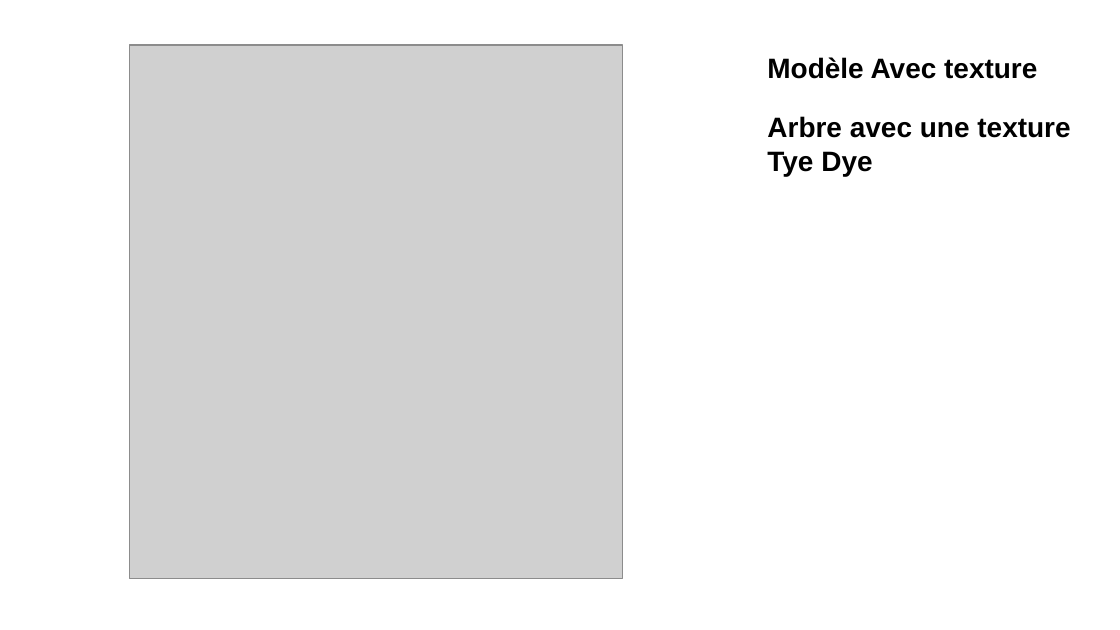
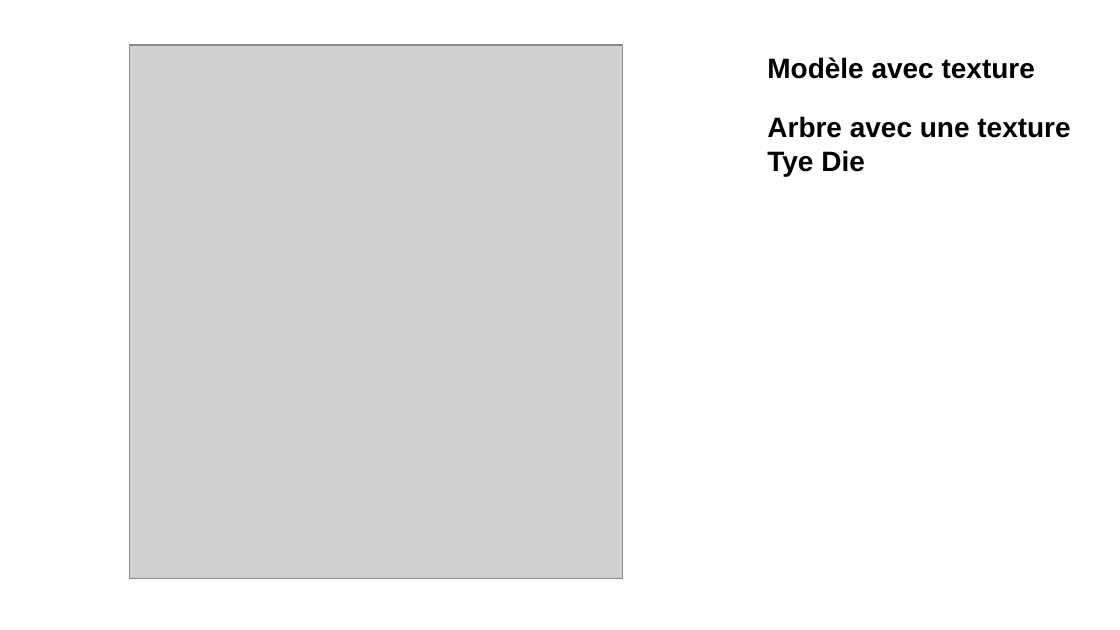
Before and after one commit to LordPet/inf5071_FollowThePills, a slide deck: slide 7 of presentation1.pptx. Drawn at 1120x630 pixels with LibreOffice and Linux fonts; fonts in the diff are those of the drawing; grey boxes stand for pictures. Boxes give left, top, right and bottom in pixels: in the first picture for what was removed or moved away, otherwise in the second. Text is boxed around its words. In the diff, an @@ line names an element or a change of style, - is before the commit and + after.

```diff
--- a/presentation1.pptx
+++ b/presentation1.pptx
@@ text at bbox=[767, 57, 1035, 79]: text changed @@
-Modèle Avec texture
+Modèle avec texture
@@ text at bbox=[767, 150, 865, 176]: text changed @@
-Tye Dye
+Tye Die
```
Also in this commit, not shown: 10 other slides changed, 3 other files.
